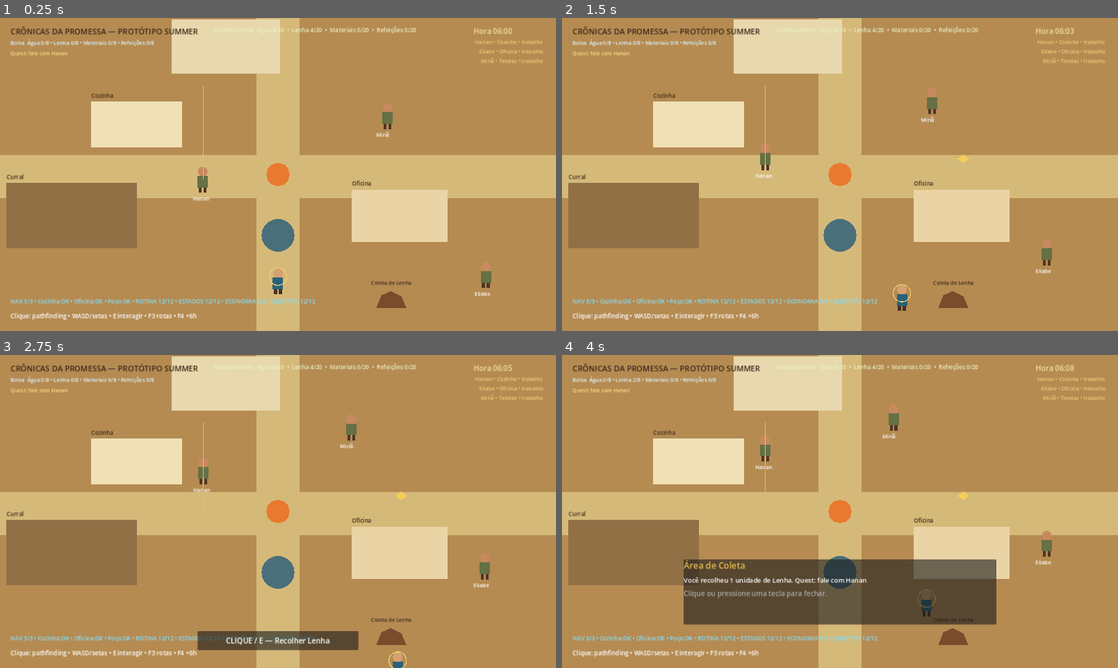
Above: before the commit, frames 1-4 (two rows, left to right).
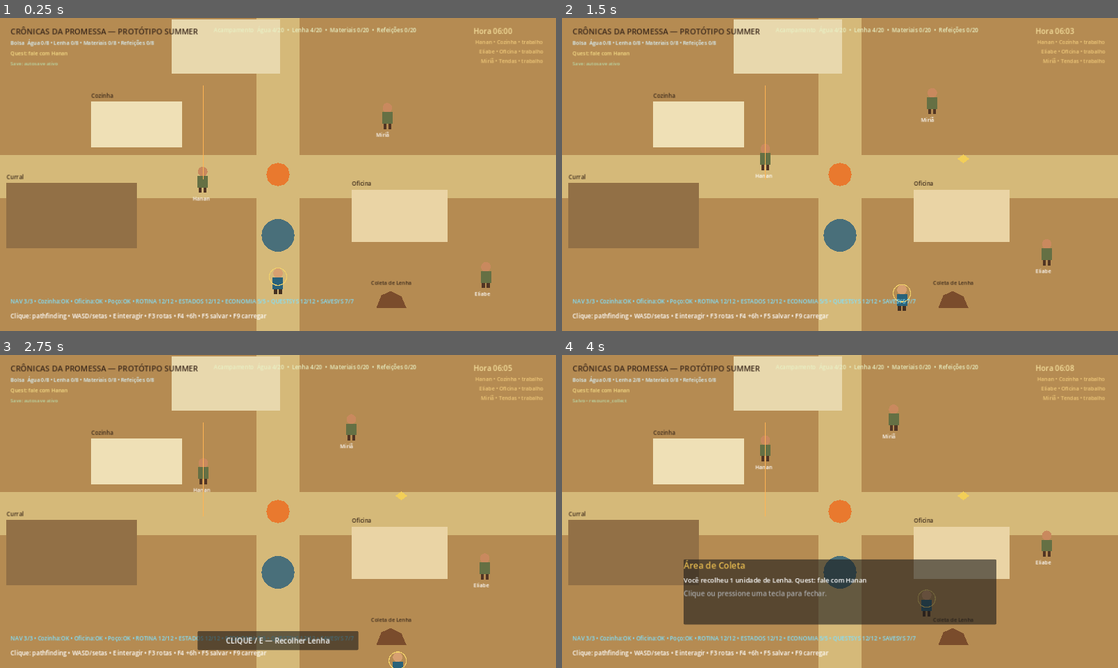
Above: after the commit, the same moments.

Repository: heitoribeiro/cronicas-da-promessa-web
Game: Godot game, scene res://scenes/main.tscn
The game is run twice, just before and just after one commit, with the same random seed, the same clock (stepped at 60 frames per second) and the same inputs.
Inputs (mouse positions are in pixels of both pictures, inside the frame that each line leads up to):
- Up to frame 1 (0.25 s): no input
- Up to frame 2 (1.5 s): tap Enter at 0.5 s; move the mouse to (962, 158) at 0.52 s; hold D 0.53-1.28 s; tap E at 0.6, 1.35 s; click (962, 158) at 0.67 s; move the mouse to (728, 190) at 1.27 s; hold S from 1.28 s (still down)
- Up to frame 3 (2.75 s): move the mouse to (333, 442) at 2.02 s; release S at 2.03 s; hold D from 2.03 s (still down); tap E at 2.1 s
- Up to frame 4 (4 s): move the mouse to (812, 574) at 2.77 s; release D at 2.78 s; hold W 2.78-3.53 s; tap E at 2.85, 3.6 s; click (812, 574) at 2.92 s; move the mouse to (1006, 558) at 3.52 s; hold A from 3.53 s (still down)

The runs differ from the first frame. In frame 1, 0.2% of the frame differs, in the area x 1-64%, y 14-97%; in frame 2, 0.2%; in frame 3, 0.2%; in frame 4, 0.2%.

Commit message:
feat: add persistent local save load and autosave system

Diff:
--- a/summer-prototype/scripts/main.gd
+++ b/summer-prototype/scripts/main.gd
@@ -26,14 +26,17 @@
 var behavior_self_test_summary := "ESTADOS: aguardando autoteste"
 var economy_self_test_summary := "ECONOMIA: aguardando autoteste"
 var quest_self_test_summary := "QUEST: aguardando autoteste"
+var save_self_test_summary := "SAVE: aguardando autoteste"
 var clock_label: Label
 var routine_label: Label
 var resource_label: Label
 var inventory_label: Label
 var quest_label: Label
+var save_status_label: Label
 var active_interaction_target := ""
 var active_dialogue_npc: PrototypeNPC
 
+const SAVE_PATH := "user://cronicas_promessa_summer_save.json"
 const RESOURCE_CAP := 20
 const PLAYER_RESOURCE_CAP := 8
 const WELL_POSITION := Vector2(640, 500)
@@ -90,6 +93,7 @@
 	_run_behavior_self_tests()
 	_run_economy_self_tests()
 	_run_player_quest_self_tests()
+	_run_save_self_tests()
 	_build_ui()
 	_spawn_player()
 	_spawn_hanan()
@@ -156,6 +160,14 @@
 			game_minutes = fmod(game_minutes + 360.0, 1440.0)
 			_apply_all_npc_routines(true)
 			_update_clock_ui()
+			get_viewport().set_input_as_handled()
+			return
+		if key_event.pressed and not key_event.echo and key_event.keycode == KEY_F5:
+			_save_game("manual")
+			get_viewport().set_input_as_handled()
+			return
+		if key_event.pressed and not key_event.echo and key_event.keycode == KEY_F9:
+			_load_game()
 			get_viewport().set_input_as_handled()
 			return
 		if key_event.pressed and not key_event.echo and key_event.keycode == KEY_E:
@@ -577,6 +589,7 @@
 	active_quest_id = quest_id
 	print("[QUEST] Iniciada: ", _quest_title(quest_id))
 	_update_inventory_ui()
+	_save_game("quest_start")
 	return true
 
 func _delivery_split(current_stock: int, amount: int) -> Vector2i:
@@ -610,6 +623,7 @@
 	print("[QUEST] Concluída: ", _quest_title(quest_id))
 	_update_inventory_ui()
 	_update_resource_ui()
+	_save_game("quest_complete")
 	return true
 
 func _next_available_quest_for_giver(giver_name: String) -> String:
@@ -670,6 +684,7 @@
 
 	var added := _player_add_resource("agua", 1)
 	print("[PLAYERRESOURCE] Água +", added, " • Bolsa=", player_inventory["agua"])
+	_save_game("resource_collect")
 	_show_system_dialogue("Poço", "Você recolheu 1 unidade de Água. %s" % _quest_progress_text())
 
 func _collect_wood() -> void:
@@ -679,6 +694,7 @@
 
 	var added := _player_add_resource("lenha", 1)
 	print("[PLAYERRESOURCE] Lenha +", added, " • Bolsa=", player_inventory["lenha"])
+	_save_game("resource_collect")
 	_show_system_dialogue("Área de Coleta", "Você recolheu 1 unidade de Lenha. %s" % _quest_progress_text())
 
 func _open_npc_dialogue(npc: PrototypeNPC, title: String) -> void:
@@ -734,6 +750,135 @@
 	quest_self_test_summary = "QUESTSYS %d/%d" % [passed, checks.size()]
 	print("[QUESTTEST] ", quest_self_test_summary)
 
+func _build_save_payload() -> Dictionary:
+	var player_position := Vector2(640, 595)
+	if player != null:
+		player_position = player.global_position
+
+	return {
+		"version": 1,
+		"game_minutes": game_minutes,
+		"player_position": {"x": player_position.x, "y": player_position.y},
+		"player_inventory": player_inventory.duplicate(true),
+		"camp_resources": camp_resources.duplicate(true),
+		"active_quest_id": active_quest_id,
+		"completed_quest_ids": completed_quest_ids.duplicate(true)
+	}
+
+func _save_game(reason: String = "auto") -> bool:
+	var file := FileAccess.open(SAVE_PATH, FileAccess.WRITE)
+	if file == null:
+		_set_save_status("Falha ao salvar")
+		print("[SAVE] falha ao abrir arquivo: ", FileAccess.get_open_error())
+		return false
+
+	var payload := _build_save_payload()
+	file.store_string(JSON.stringify(payload))
+	file.close()
+	_set_save_status("Salvo • %s" % reason)
+	print("[SAVE] sucesso • ", reason, " • ", SAVE_PATH)
+	return true
+
+func _load_game() -> bool:
+	if not FileAccess.file_exists(SAVE_PATH):
+		_set_save_status("Nenhum save encontrado")
+		print("[SAVE] nenhum arquivo encontrado")
+		return false
+
+	var file := FileAccess.open(SAVE_PATH, FileAccess.READ)
+	if file == null:
+		_set_save_status("Falha ao carregar")
+		print("[SAVE] falha ao abrir save: ", FileAccess.get_open_error())
+		return false
+
+	var parsed = JSON.parse_string(file.get_as_text())
+	file.close()
+	if not (parsed is Dictionary):
+		_set_save_status("Save inválido")
+		print("[SAVE] conteúdo inválido")
+		return false
+
+	var payload: Dictionary = parsed
+	if not _apply_save_payload(payload):
+		_set_save_status("Save incompatível")
+		return false
+
+	_set_save_status("Save carregado")
+	print("[SAVE] carregado • ", SAVE_PATH)
+	return true
+
+func _apply_save_payload(payload: Dictionary) -> bool:
+	if int(payload.get("version", 0)) != 1:
+		return false
+	if not payload.has("player_inventory") or not payload.has("camp_resources"):
+		return false
+
+	game_minutes = float(payload.get("game_minutes", game_minutes))
+
+	var loaded_inventory = payload.get("player_inventory", {})
+	var loaded_camp = payload.get("camp_resources", {})
+	if loaded_inventory is Dictionary:
+		for resource_id in player_inventory.keys():
+			player_inventory[resource_id] = clampi(int(loaded_inventory.get(resource_id, 0)), 0, PLAYER_RESOURCE_CAP)
+	if loaded_camp is Dictionary:
+		for resource_id in camp_resources.keys():
+			camp_resources[resource_id] = clampi(int(loaded_camp.get(resource_id, 0)), 0, RESOURCE_CAP)
+
+	active_quest_id = String(payload.get("active_quest_id", ""))
+	var loaded_completed = payload.get("completed_quest_ids", {})
+	completed_quest_ids.clear()
+	if loaded_completed is Dictionary:
+		for quest_key in loaded_completed.keys():
+			completed_quest_ids[String(quest_key)] = bool(loaded_completed[quest_key])
+
+	var position_data = payload.get("player_position", {})
+	if player != null and position_data is Dictionary:
+		player.cancel_navigation()
+		player.global_position = Vector2(
+			float(position_data.get("x", player.global_position.x)),
+			float(position_data.get("y", player.global_position.y))
+		)
+
+	_apply_all_npc_routines(true)
+	_update_clock_ui()
+	_update_resource_ui()
+	_update_inventory_ui()
+	return true
+
+func _set_save_status(text_value: String) -> void:
+	if save_status_label != null:
+		save_status_label.text = text_value
+
+func _run_save_self_tests() -> void:
+	var sample := {
+		"version": 1,
+		"game_minutes": 735.0,
+		"player_position": {"x": 321.0, "y": 456.0},
+		"player_inventory": {"agua": 2, "lenha": 3, "materiais": 1, "refeicoes": 0},
+		"camp_resources": {"agua": 10, "lenha": 8, "materiais": 4, "refeicoes": 2},
+		"active_quest_id": SECOND_QUEST_ID,
+		"completed_quest_ids": {FIRST_QUEST_ID: true}
+	}
+	var encoded := JSON.stringify(sample)
+	var decoded = JSON.parse_string(encoded)
+
+	var checks: Array[bool] = [
+		decoded is Dictionary,
+		int(decoded.get("version", 0)) == 1,
+		int(decoded.get("game_minutes", 0)) == 735,
+		int(decoded.get("player_inventory", {}).get("lenha", 0)) == 3,
+		int(decoded.get("camp_resources", {}).get("materiais", 0)) == 4,
+		String(decoded.get("active_quest_id", "")) == SECOND_QUEST_ID,
+		bool(decoded.get("completed_quest_ids", {}).get(FIRST_QUEST_ID, false))
+	]
+
+	var passed := 0
+	for check in checks:
+		if check:
+			passed += 1
+	save_self_test_summary = "SAVESYS %d/%d" % [passed, checks.size()]
+	print("[SAVETEST] ", save_self_test_summary)
+
 func _build_navigation_grid() -> void:
 	navigation_grid.region = Rect2i(0, 0, int(ceil(1280.0 / NAV_CELL_SIZE)), int(ceil(720.0 / NAV_CELL_SIZE)))
 	navigation_grid.cell_size = Vector2(NAV_CELL_SIZE, NAV_CELL_SIZE)
@@ -902,7 +1047,7 @@
 	add_child(canvas)
 
 	var instructions := Label.new()
-	instructions.text = "Clique: pathfinding • WASD/setas • E interagir • F3 rotas • F4 +6h"
+	instructions.text = "Clique: pathfinding • WASD/setas • E interagir • F3 rotas • F4 +6h • F5 salvar • F9 carregar"
 	instructions.position = Vector2(24, 675)
 	instructions.add_theme_font_size_override("font_size", 14)
 	instructions.add_theme_color_override("font_color", Color.WHITE)
@@ -932,6 +1077,14 @@
 	canvas.add_child(quest_label)
 	_update_inventory_ui()
 
+	save_status_label = Label.new()
+	save_status_label.position = Vector2(24, 96)
+	save_status_label.size = Vector2(650, 20)
+	save_status_label.add_theme_font_size_override("font_size", 11)
+	save_status_label.add_theme_color_override("font_color", Color("#b9d7a6"))
+	save_status_label.text = "Save: autosave ativo"
+	canvas.add_child(save_status_label)
+
 	clock_label = Label.new()
 	clock_label.position = Vector2(1090, 18)
 	clock_label.add_theme_font_size_override("font_size", 17)
@@ -947,7 +1100,7 @@
 	canvas.add_child(routine_label)
 
 	navigation_debug_label = Label.new()
-	navigation_debug_label.text = "%s • %s • %s • %s • %s" % [navigation_self_test_summary, routine_self_test_summary, behavior_self_test_summary, economy_self_test_summary, quest_self_test_summary]
+	navigation_debug_label.text = "%s • %s • %s • %s • %s • %s" % [navigation_self_test_summary, routine_self_test_summary, behavior_self_test_summary, economy_self_test_summary, quest_self_test_summary, save_self_test_summary]
 	navigation_debug_label.position = Vector2(24, 642)
 	navigation_debug_label.add_theme_font_size_override("font_size", 13)
 	navigation_debug_label.add_theme_color_override("font_color", Color("#7ee0ff"))
